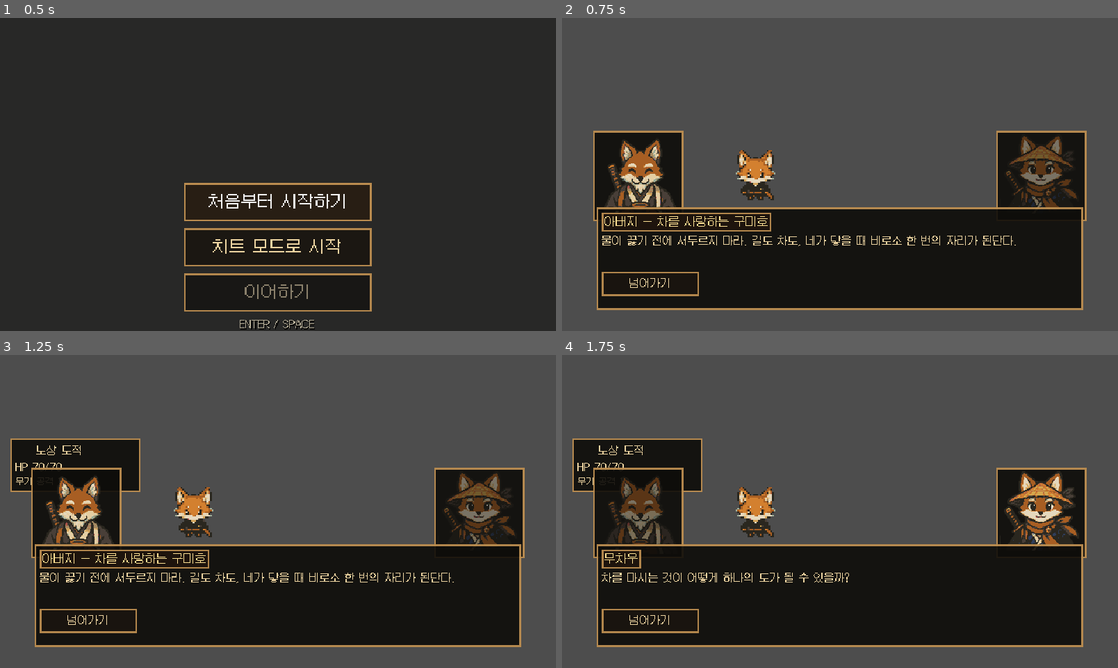
Above: before the commit, frames 1-4 (two rows, left to right).
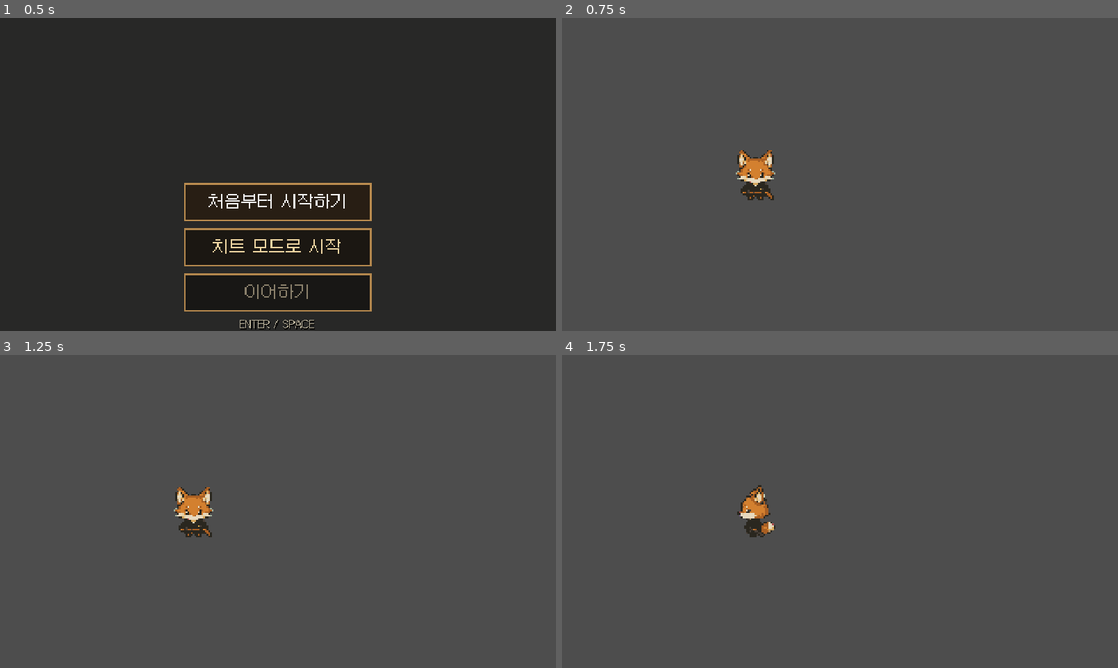
Above: after the commit, the same moments.

Repository: FLYLIKEB/samurai-tea-fox
Game: Godot game, scene res://scenes/ui/start_screen.tscn
Same seed, same stepped clock (60 frames per second), same inputs: the game is played once before the commit and once after it.
Inputs (mouse positions are in pixels of both pictures, inside the frame that each line leads up to):
- Up to frame 1 (0.5 s): no input
- Up to frame 2 (0.75 s): click "처음부터 시작하기" at 0.5 s
- Up to frame 3 (1.25 s): no input
- Up to frame 4 (1.75 s): click (650, 621) at 1.25 s, where only the run before the commit has a clickable "넘어가기"

Frame 1 is identical in both runs. In frame 2, 36% of the frame differs, in the area x 5-95%, y 36-94%; in frame 3, 39%; in frame 4, 40%, in the area x 1-95%, y 26-94%.
Error after the commit: Parse Error: Identifier "root" not declared in the current scope. (res://src/ui/game_hud.gd:906)

Commit message:
feat: DEV-80 상태 변경 토스트 알림 추가

Diff:
--- a/src/main/main.gd
+++ b/src/main/main.gd
@@ -1577,6 +1577,8 @@
 	if world_data != null:
 		world_data.release_footprint(owner_id)
 	_dungeon_debug("던전 몬스터 처치: %s, remaining=%d" % [owner_id, _combat_targets().size()])
+	if game_hud != null:
+		game_hud.show_status_toast("적을 처치했다!")
 
 func _restore_dungeon_map_from_runtime() -> void:
 	var projection: Dictionary = dungeon_runtime.to_projection()
@@ -1805,6 +1807,8 @@
 		world_position_for_cell_center(_vector_from_dictionary(result.position))
 	)
 	add_child(effect)
+	if game_hud != null:
+		game_hud.show_status_toast("%s을(를) 얻었다!" % item_name)
 
 func _on_combat_drop_requested(event: Dictionary) -> void:
 	if acquisition_service == null:
@@ -2262,6 +2266,7 @@
 		_configure_game_hud()
 		if game_hud != null:
 			game_hud.show_command_feedback("던전에서 귀환")
+			game_hud.show_status_toast("던전에서 나왔다!")
 		return true
 	if _is_core_dungeon_target(target_id):
 		_dungeon_debug("던전 랜드마크 상호작용: %s" % target_id)
@@ -2688,6 +2693,8 @@
 	if bool(command.payload.get("entry_only", false)):
 		save_current_run()
 		_configure_game_hud()
+		if game_hud != null:
+			game_hud.show_status_toast("던전에 들어갔다!")
 		_dungeon_debug("입구 상호작용은 입장만 처리: in_dungeon=%s" % _in_dungeon_map)
 		return true
 	if String(previous_projection.get("lifecycle_state", DungeonInstanceState.STATE_OUTSIDE)) in [DungeonInstanceState.STATE_OUTSIDE, DungeonInstanceState.STATE_RETURNED] \
--- a/src/ui/game_hud.gd
+++ b/src/ui/game_hud.gd
@@ -133,6 +133,9 @@
 var tea_service
 var asset_catalog := AssetCatalog.new()
 var _asset_catalog_ready := false
+var _toast_queue: Array[String] = []
+var _toast_label: Label
+var _toast_remaining := 0.0
 var _crafting_filter := "all"
 var _selected_recipe_id := ""
 var tea_brewing_command_runtime
@@ -367,7 +370,20 @@
 	if not _open_menu_id.is_empty():
 		_refresh_open_menu()
 
+func show_status_toast(message: String) -> void:
+	if message.is_empty():
+		return
+	if _toast_queue.size() >= 4 and _toast_queue.back() == message:
+		return
+	_toast_queue.append(message)
+	if _toast_label != null and _toast_remaining <= 0.0:
+		_advance_status_toast()
+
 func _process(delta: float) -> void:
+	if _toast_label != null and _toast_remaining > 0.0:
+		_toast_remaining -= maxf(delta, 0.0)
+		if _toast_remaining <= 0.0:
+			_advance_status_toast()
 	if time_state == null:
 		return
 	_time_refresh_elapsed += maxf(delta, 0.0)
@@ -879,6 +895,25 @@
 	scroll.add_child(_menu_content)
 	_labels.menu_feedback = _label("", 11)
 	rows.add_child(_labels.menu_feedback)
+	_toast_label = _label("", 12)
+	_toast_label.name = "StatusToast"
+	_toast_label.horizontal_alignment = HORIZONTAL_ALIGNMENT_CENTER
+	_toast_label.set_anchors_preset(Control.PRESET_CENTER_TOP)
+	_toast_label.position = Vector2(-180.0, 8.0)
+	_toast_label.size = Vector2(360.0, 24.0)
+	_toast_label.mouse_filter = Control.MOUSE_FILTER_IGNORE
+	_toast_label.visible = false
+	root.add_child(_toast_label)
+
+func _advance_status_toast() -> void:
+	if _toast_label == null or _toast_queue.is_empty():
+		if _toast_label != null:
+			_toast_label.visible = false
+		_toast_remaining = 0.0
+		return
+	_toast_label.text = _toast_queue.pop_front()
+	_toast_label.visible = true
+	_toast_remaining = 2.2
 
 func _placement_command_button(text: String, command_type: int) -> Button:
 	var button := Button.new()
